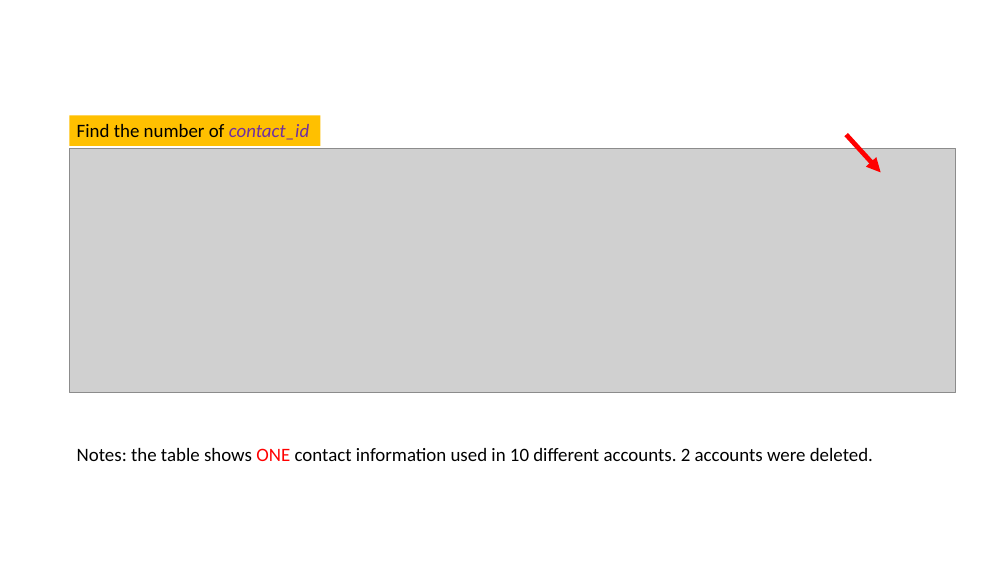
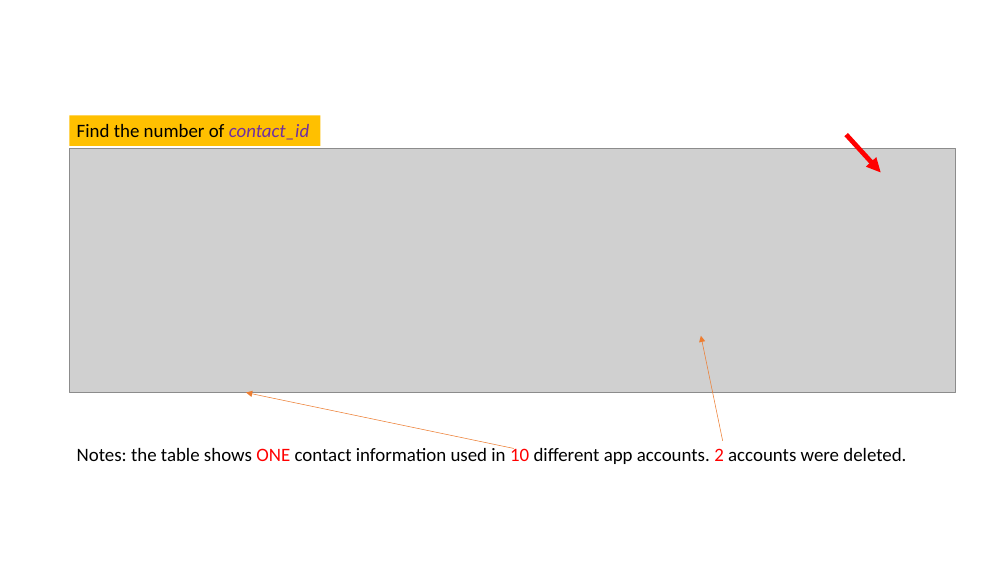
Before and after one commit to frankwxu/digital-forensics-lab, a slide deck: slide 12 of Andriod10/5_1_2_AOSP_App_Investigations_Contacts.pptx. Drawn at 1008x567 pixels with LibreOffice and Linux fonts; fonts in the diff are those of the drawing; grey boxes stand for pictures; background and template pictures are left out. Boxes give left, top, right and bottom in pixels: in the first picture for what was removed or moved away, otherwise in the second. Text is boxed around its words. In the diff, an @@ line names an element or a change of style, - is before the commit and + after.

```diff
--- a/Andriod10/5_1_2_AOSP_App_Investigations_Contacts.pptx
+++ b/Andriod10/5_1_2_AOSP_App_Investigations_Contacts.pptx
@@ arrow added from (723, 441) to (701, 336), #ED7D31 0.5 pt @@
@@ arrow added from (514, 448) to (246, 392), #ED7D31 0.5 pt @@
@@ text at bbox=[77, 445, 906, 464]: text changed @@
-Notes: the table shows ONE contact information used in 10 different accounts. 2 accounts were deleted.
+Notes: the table shows ONE contact information used in 10 different app accounts. 2 accounts were deleted.
```
Also in this commit, not shown: 3 other slides changed, 3 other files.
